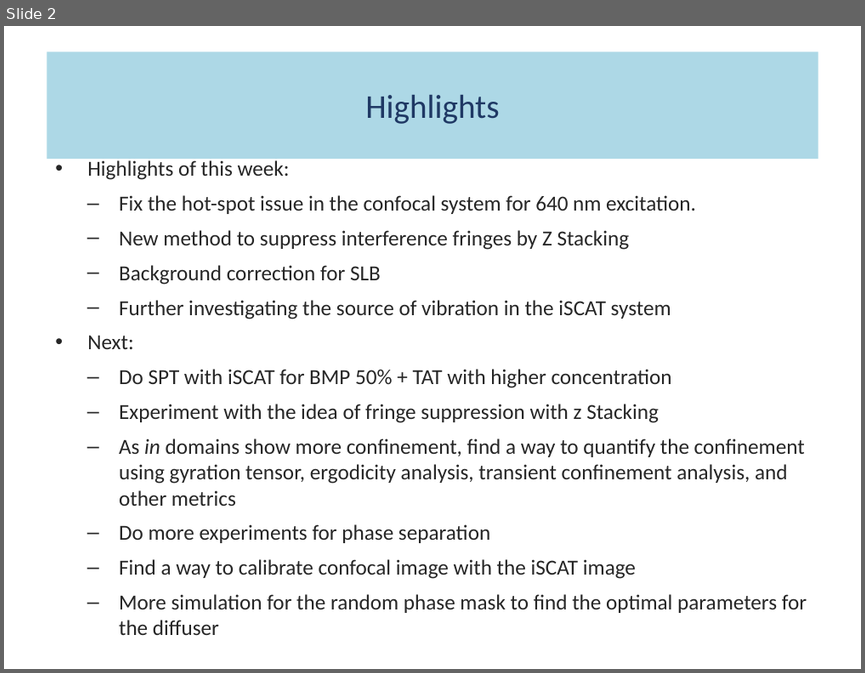
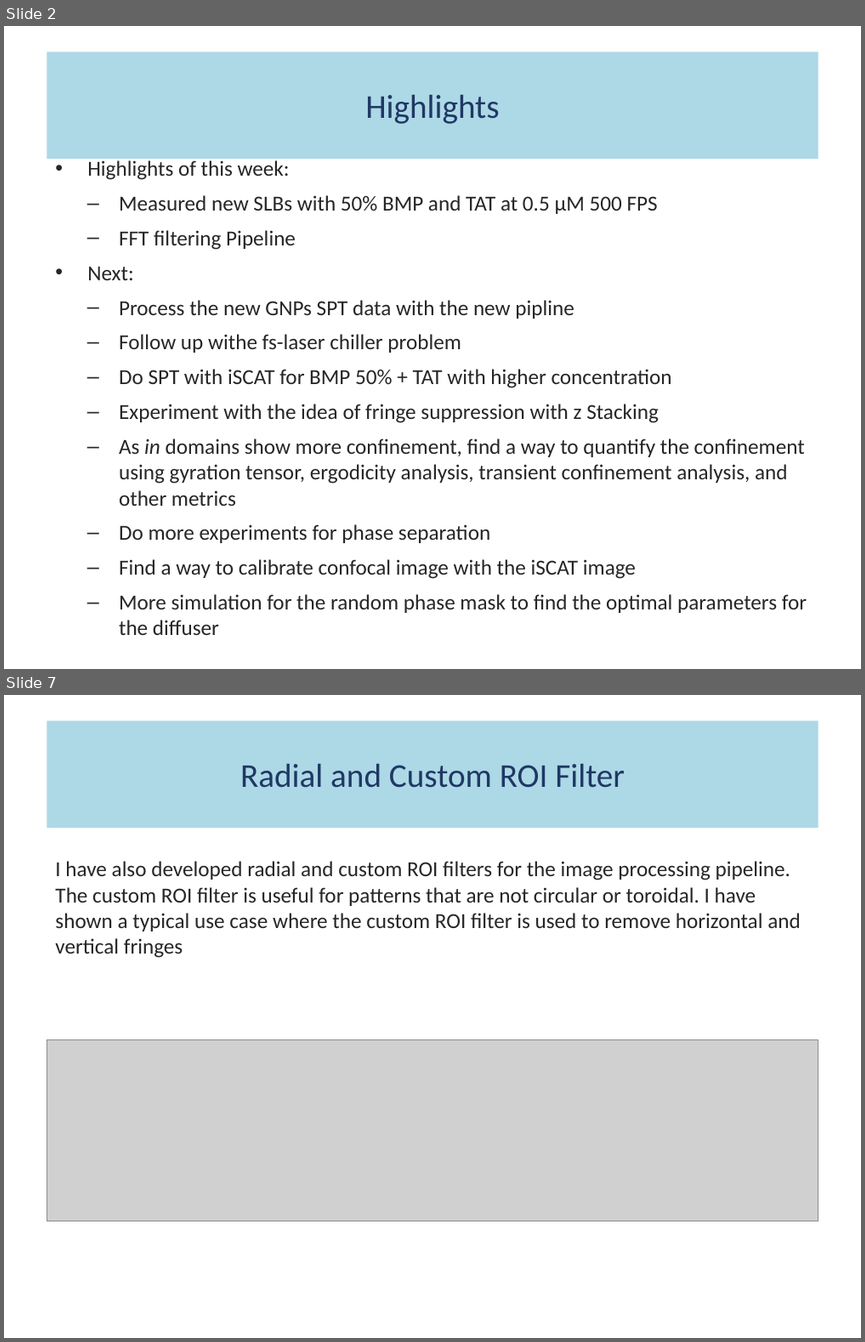
Before and after one commit to fathi0amir/ppt-with-quarto, a slide deck: main.pptx. Shown one above the other, each under a label of ours: slide 2 before the commit, slides 2 and 7 after it; the slides between them are not shown. The pictures are 865x673 and 865x1342 pixels, drawn with LibreOffice and Linux fonts; fonts in the diff are those of the drawing; grey boxes stand for pictures. Boxes give left, top, right and bottom in pixels: in the first picture for what was removed or moved away, otherwise in the second. Text is boxed around its words. In the diff, an @@ line names an element or a change of style, - is before the commit and + after.

```diff
--- a/main.pptx
+++ b/main.pptx
@@ slide 7 added at (4, 695, 861, 1338), background #FFFFFF @@
@@ title added at (46, 721, 818, 828), fill #ADD8E6, 28 pt, text #1F3864 @@
+Radial and Custom ROI Filter
@@ text added at (55, 861, 800, 958), 18 pt, text #262626 @@
+I have also developed radial and custom ROI filters for the image processing pipeline. The custom ROI filter is useful for patterns that are not circular or toroidal. I have shown a typical use case where the custom ROI filter is used to remove horizontal and vertical fringes
@@ picture added at (46, 1040, 818, 1221) @@
@@ slide 2 changed as well @@
@@ text at (119, 195, 658, 250): text changed @@
-  – Fix the hot-spot issue in the confocal system for 640 nm excitation.
-  – New method to suppress interference fringes by Z Stacking
-  – Background correction for SLB
-  – Further investigating the source of vibration in the iSCAT system
+  – Measured new SLBs with 50% BMP and TAT at 0.5 µM 500 FPS
+  – FFT filtering Pipeline
@@ text at (119, 300, 574, 352): paragraphs added @@
+  – Process the new GNPs SPT data with the new pipline
+  – Follow up withe fs-laser chiller problem
```
Also in this commit, not shown: 2 other slides changed, 4 other slides added, 6 slides removed, 3 other files.
